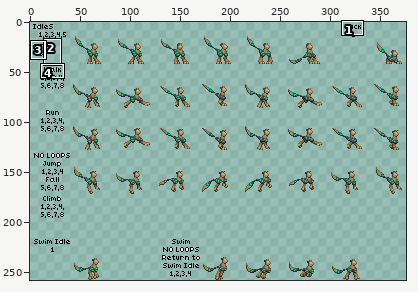
Sprite sheet, stored at humanoid/avali/femalebody.png. Above, an overview of the earlier version with the close-up marked.
Close-up. Old version:
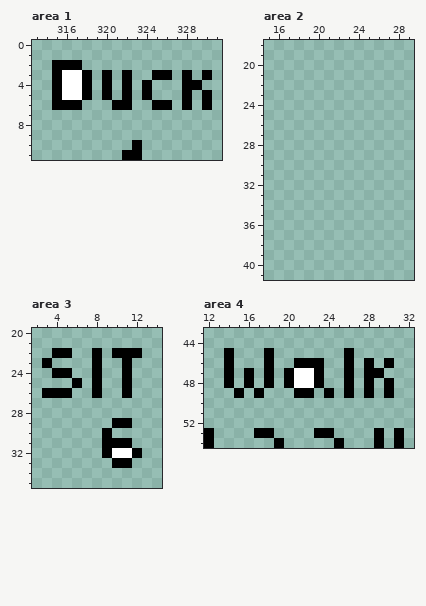
The file is 387x258 pixels. Colours within 5 levels of each other are drawn and written as one. Shown: area 1: x 313..331, y 0..11; area 2: x 15..29, y 18..41; area 3: x 2..14, y 20..35; area 4: x 12..32, y 43..54. The wide view leaves out empty margins. The commit also changed other parts of the picture, which this record leaves out.
The same view after the edit:
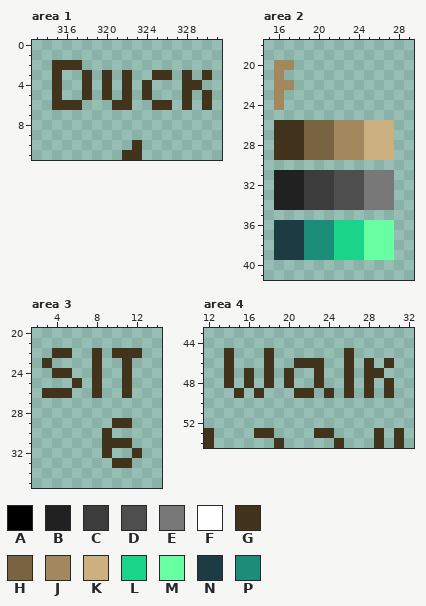
Palette (. is transparent): A #000000  B #212121  C #3c3c3c  D #4e4e4e  E #787878  F #ffffff  G #42331c  H #786440  J #a2885c  K #ccb07f  L #1ad589  M #67ffa2  N #1c3b42  P #1b8d78
From old to new:
Changed rows in their new state; - is an unchanged pixel.
Area 1:
first column x 315:
 2 GGG-------------
 3 G..G-G-G--GG-G-G
 4 G..G-G-G-G---GG-
 5 G..G-G-G-G---G-G
 6 GGG---GG--GG-G-G
first column x 322:
10 -G
11 GG
Area 2:
first column x 16:
20 JJ----------
21 J-----------
22 JJ----------
23 J-----------
24 J-----------
26 GGGHHHJJJKKK
27 GGGHHHJJJKKK
28 GGGHHHJJJKKK
29 GGGHHHJJJKKK
31 BBBCCCDDDEEE
32 BBBCCCDDDEEE
33 BBBCCCDDDEEE
34 BBBCCCDDDEEE
36 NNNPPPLLLMMM
37 NNNPPPLLLMMM
38 NNNPPPLLLMMM
39 NNNPPPLLLMMM
Area 3:
first column x 3:
22 -GG--G-GGG
23 G----G--G-
24 -GG--G--G-
25 ---G-G--G-
26 GGG--G--G-
29 -------GG-
30 ------G---
31 ------GGG-
32 ------G..G
33 -------GG-
Area 4:
first column x 14:
45 G---G-------G----
46 G---G--GGG--G-G-G
47 G-G-G-G..G--G-GG-
48 G-G-G-G..G--G-G-G
49 -G-G---GG-G-G-G-G
first column x 12:
53 G----GG----GG----G-G
54 G------G-----G---G-G
Changed places in both close-ups, as pixel boxes (x1, y1, x2, y2):
changed: (52, 60, 212, 160)
added: (274, 60, 394, 260)
changed: (42, 348, 142, 468)
changed: (204, 348, 404, 448)
